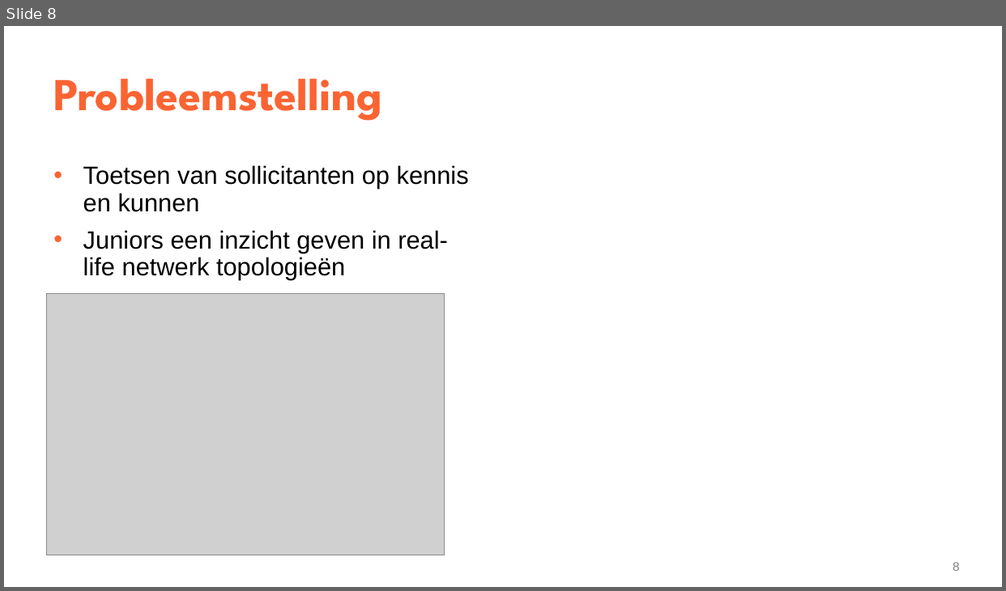
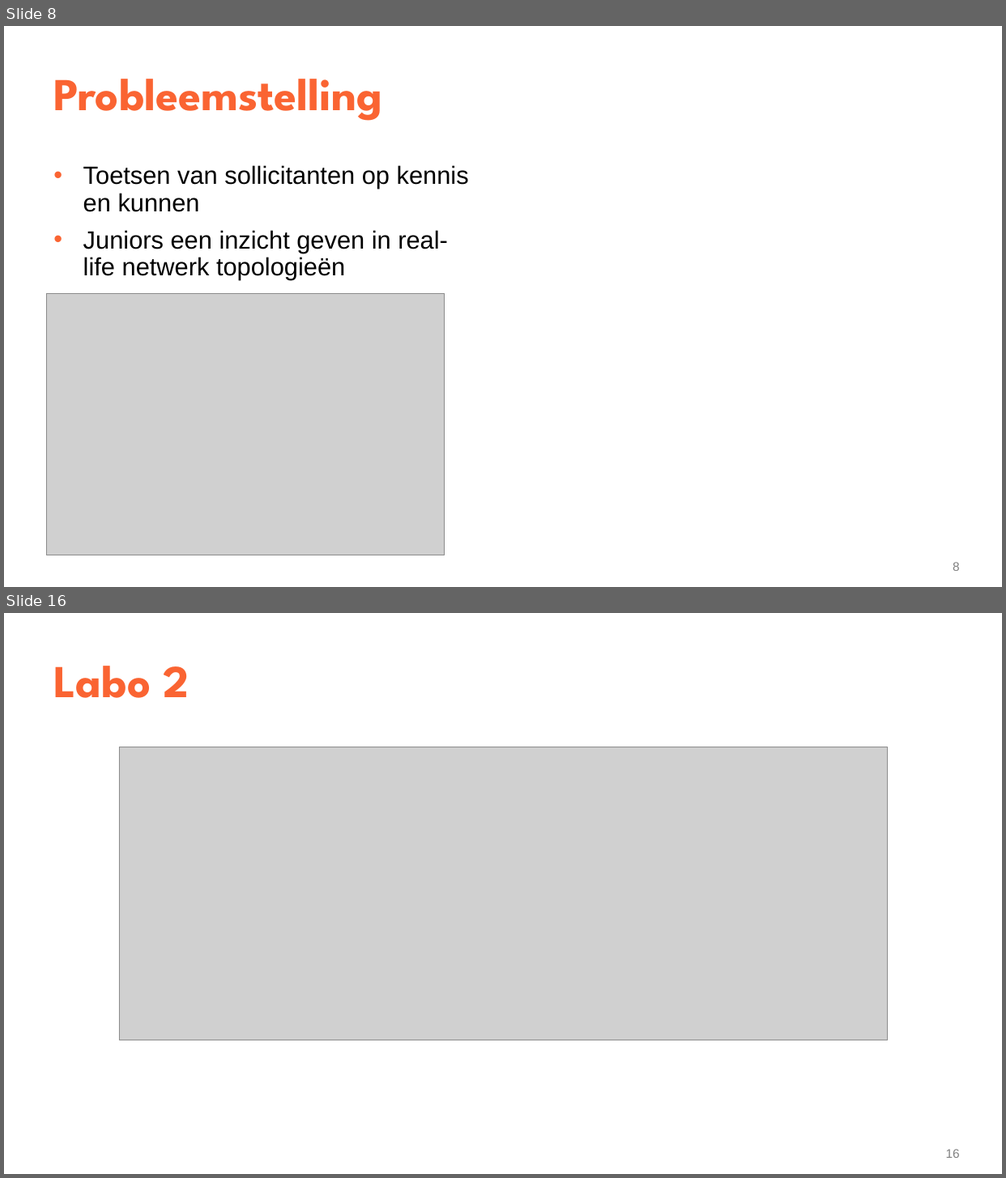
Before and after one commit to YenteLens/ylbachelorproef, a slide deck: Presentatie/eindpresentatie.pptx. Shown one above the other, each under a label of ours: slide 8 before the commit, slides 8 and 16 after it; the slides between them are not shown. The pictures are 1006x591 and 1006x1178 pixels, drawn with LibreOffice and Linux fonts; fonts in the diff are those of the drawing; grey boxes stand for pictures. Boxes give left, top, right and bottom in pixels: in the first picture for what was removed or moved away, otherwise in the second. Text is boxed around its words. In the diff, an @@ line names an element or a change of style, - is before the commit and + after.

```diff
--- a/Presentatie/eindpresentatie.pptx
+++ b/Presentatie/eindpresentatie.pptx
@@ slide 16 added at (4, 613, 1002, 1174), background #FFFFFF @@
@@ title added at (53, 666, 189, 698), 44 pt, text #FA6432, bold @@
+Labo 2
@@ picture added at (119, 747, 888, 1041) @@
@@ page number added at (946, 1149, 960, 1158), 12 pt, text #808080 @@
+16
```
Also in this commit, not shown: 4 slides changed, 5 other slides added, 5 slides removed.
